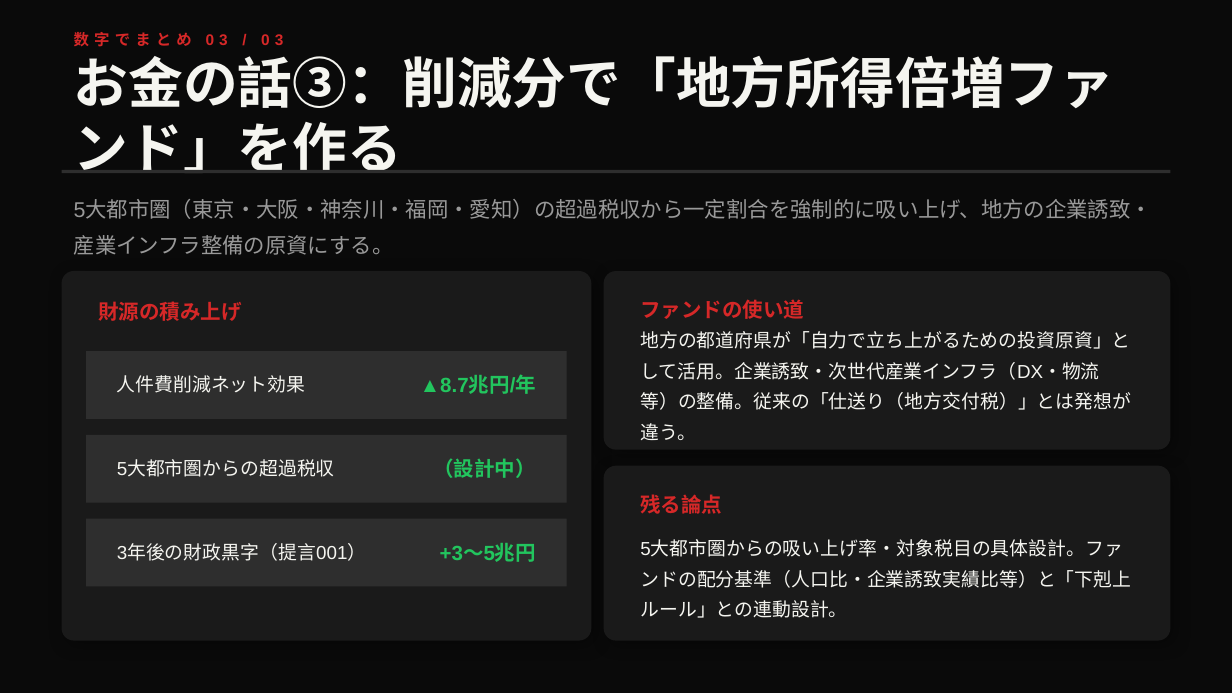
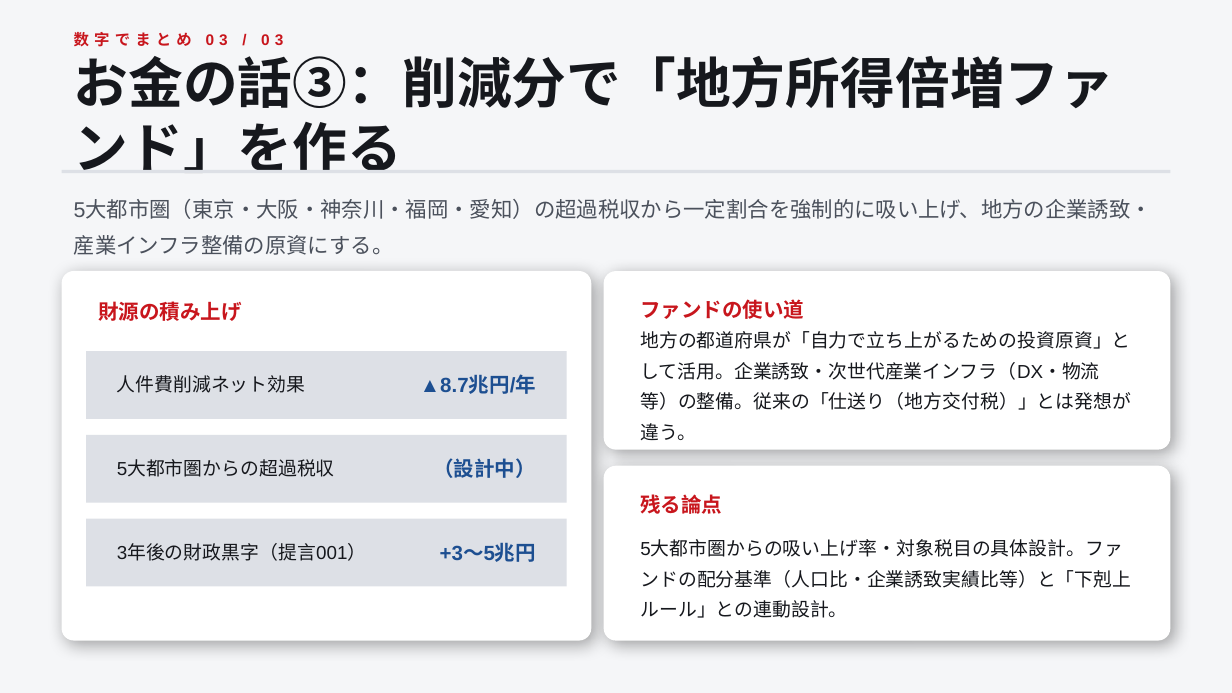
Before and after one commit to penny-wise-rgb/reboot-japan, a slide deck: slide 16 of policy/proposal_002.pptx. Drawn at 1232x693 pixels with LibreOffice and Linux fonts; fonts in the diff are those of the drawing. Boxes give left, top, right and bottom in pixels: in the first picture for what was removed or moved away, otherwise in the second. Text is boxed around its words. In the diff, an @@ line names an element or a change of style, - is before the commit and + after.

```diff
--- a/policy/proposal_002.pptx
+++ b/policy/proposal_002.pptx
@@ background #0A0A0A to #F5F6F8 @@
@@ text "5大都市圏（東京・大阪・神奈川・福岡・愛知）の超過税収から一定割合を強制的に吸い上げ、地方の企業誘致・産業インフラ整備の ..." at [74,200,1152,255]: text colour #999999 to #4B515C @@
@@ fill #1A1A1A to #FFFFFF in 3 elements at [62,271,591,641], [604,271,1170,450], [604,466,1170,641] @@
@@ text colour #D62828 to #C8161D in 4 elements at [74,32,283,47], [98,301,242,321], [640,299,804,319], [640,494,722,514] @@
@@ fill #2E2E2E to #DDE0E6 in 4 elements at [62,170,1170,174], [86,351,567,419], [86,435,567,503], [86,519,567,586] @@
@@ text colour #22C55E to #1D4F91 in 3 elements at [420,376,536,394], [433,458,536,478], [440,544,536,562] @@
@@ text colour #F5F5F0 to #16181D in 6 elements at [74,46,1115,170], [117,375,306,393], [117,461,335,477], [117,544,367,561], [640,331,1131,440], [640,541,1131,618] @@
```
Also in this commit, not shown: 19 other slides changed, 12 other files.
